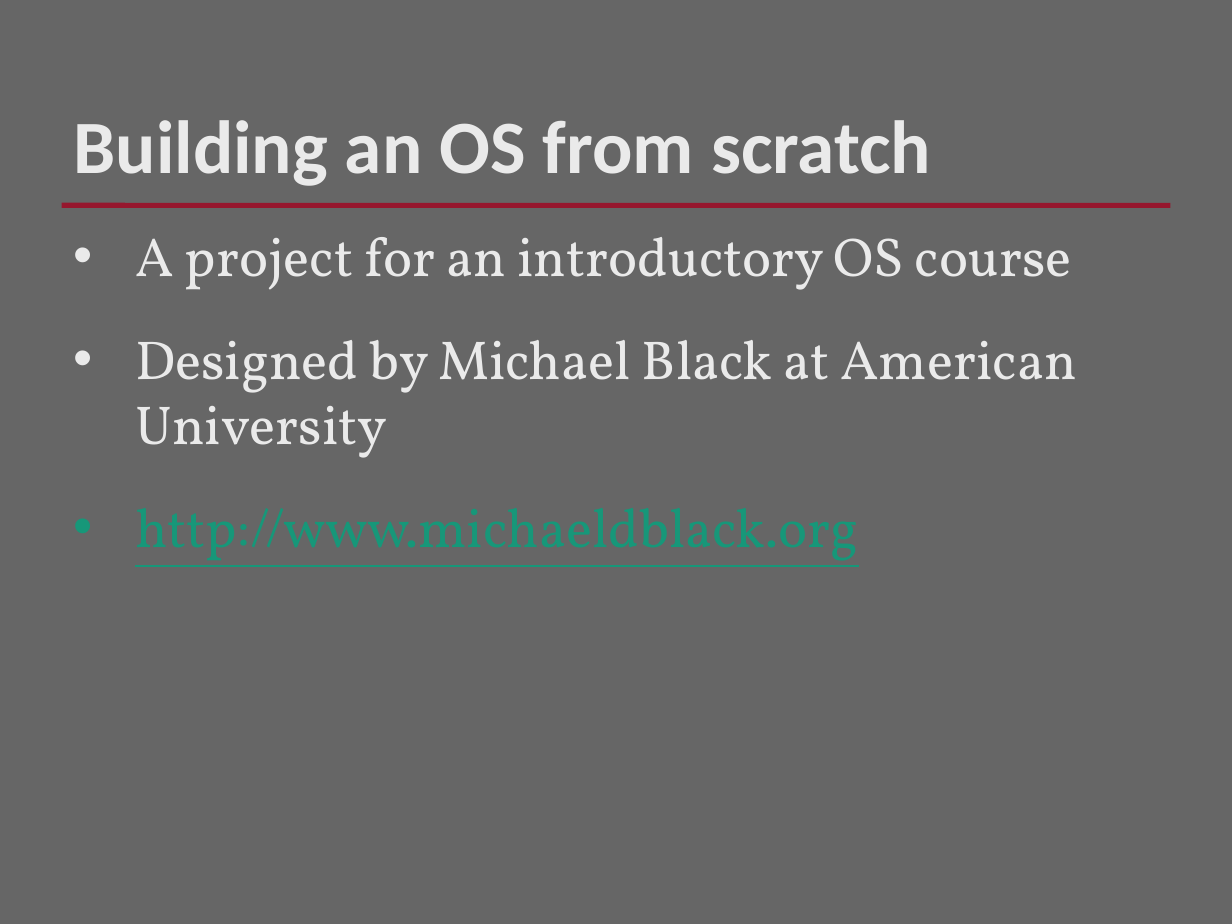
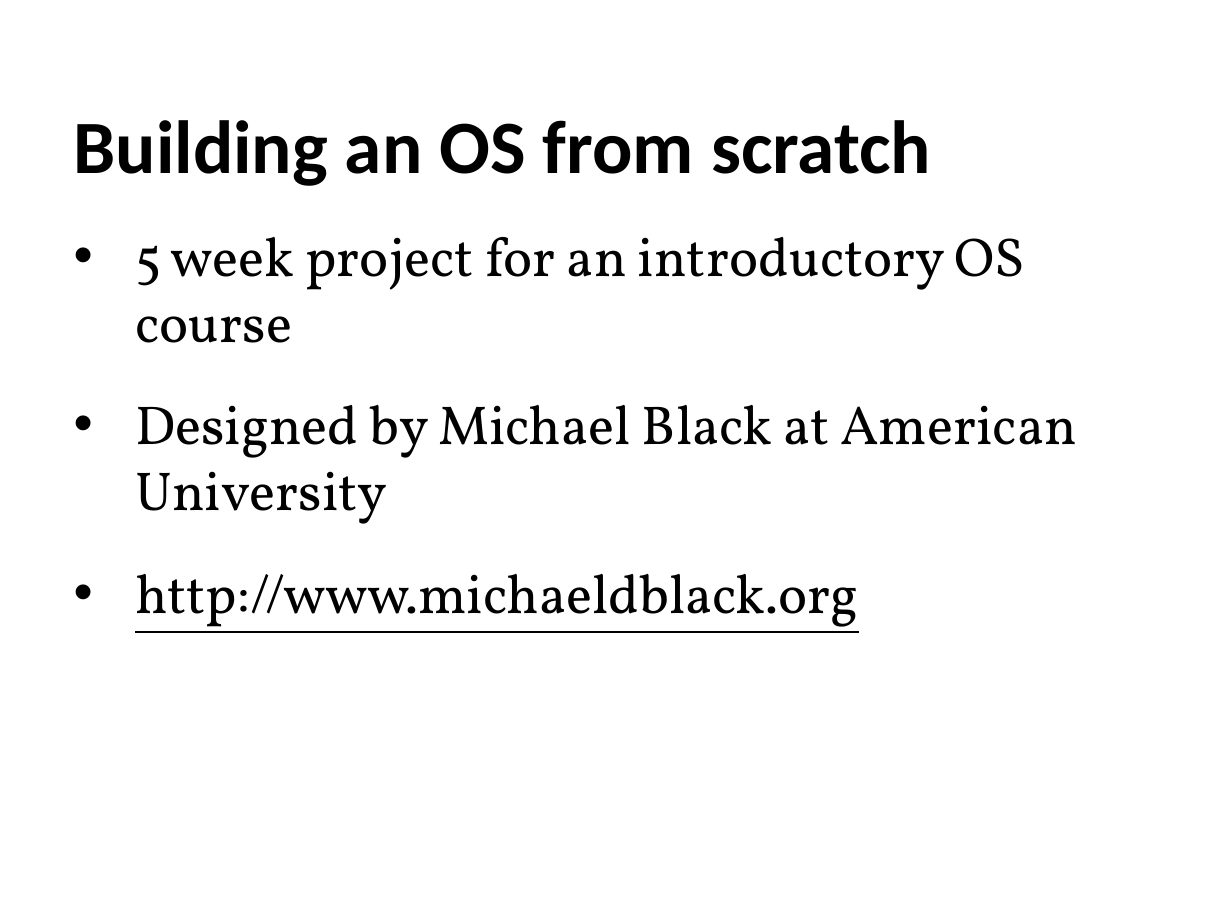
Before and after one commit to RHIT-CSSE/csse332, a slide deck: slide 2 of ClassMaterials/ProjectKickoff/ProjectKickoff.pptx. Drawn at 1232x924 pixels with LibreOffice and Linux fonts; fonts in the diff are those of the drawing; background and template pictures are left out. Boxes give left, top, right and bottom in pixels: in the first picture for what was removed or moved away, otherwise in the second. Text is boxed around its words. In the diff, an @@ line names an element or a change of style, - is before the commit and + after.

```diff
--- a/ClassMaterials/ProjectKickoff/ProjectKickoff.pptx
+++ b/ClassMaterials/ProjectKickoff/ProjectKickoff.pptx
@@ background #666666 to #FFFFFF @@
@@ text "Building an OS from scratch" at <box>74,120,931,186</box>: text colour #EAEAEA to #000000 @@
@@ line removed from (62, 206) to (1170, 206) @@
@@ text at <box>135,237,1024,343</box>: text changed; text colour #EAEAEA to #000000 @@
-• A project for an introductory OS course
+• 5 week project for an introductory OS course
@@ text at <box>135,405,1077,633</box>: text colour #EAEAEA to #000000 in "Designed by Michael Black at American University"; text colour #179779 to #000000 in "http://www.michaeldblack.org" @@
```
Also in this commit, not shown: 13 other slides changed, 2 slides added, 4 slides removed, 1 other file.
